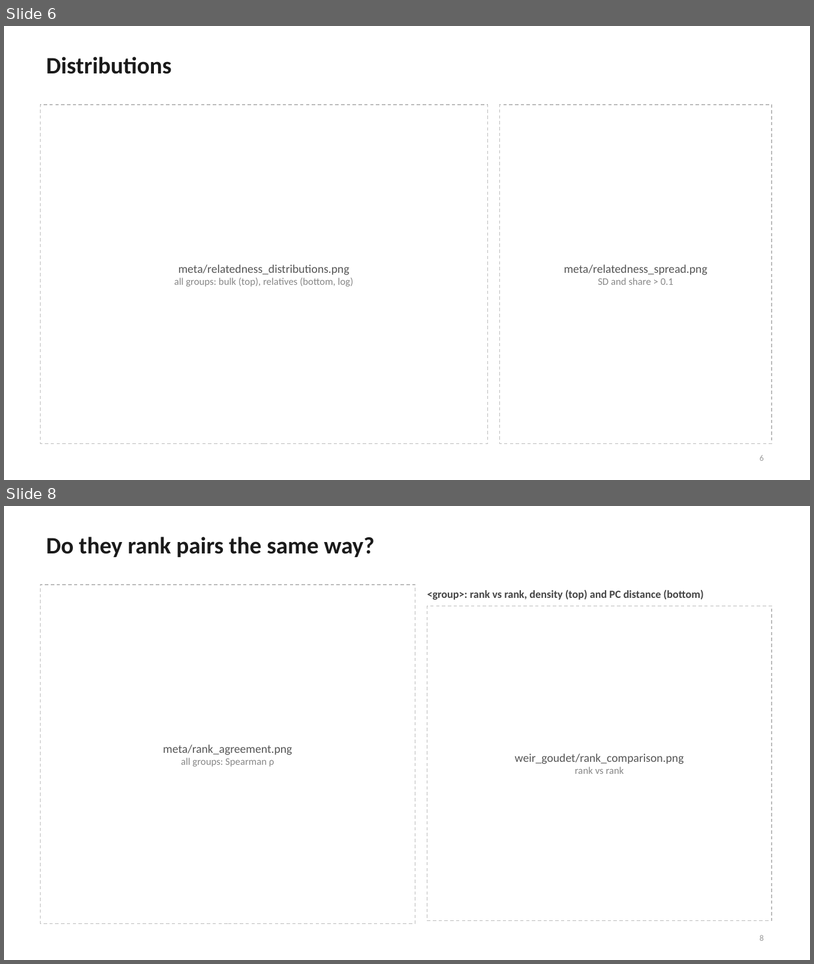
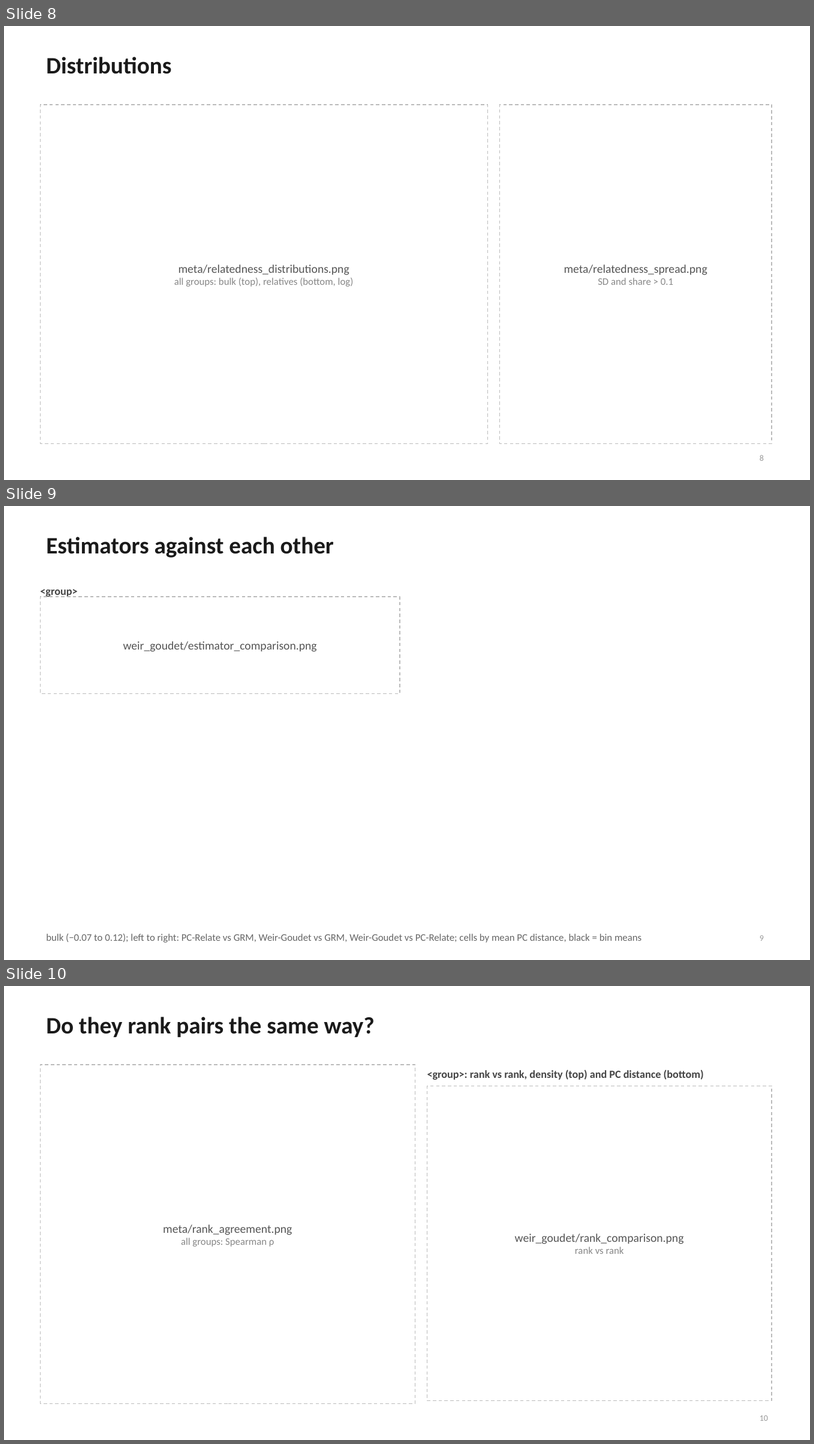
Before and after one commit to mkiravn/aou-covariance, a slide deck: slides/relatedness_condensed.pptx. Shown one above the other, each under a label of ours: slides 6 and 8 before the commit, slides 8, 9 and 10 after it; the slides between them are not shown. The pictures are 814x964 and 814x1444 pixels, drawn with LibreOffice and Linux fonts; fonts in the diff are those of the drawing. Boxes give left, top, right and bottom in pixels: in the first picture for what was removed or moved away, otherwise in the second. Text is boxed around its words. In the diff, an @@ line names an element or a change of style, - is before the commit and + after.

```diff
--- a/slides/relatedness_condensed.pptx
+++ b/slides/relatedness_condensed.pptx
@@ slide 9 added at bbox=[4, 506, 810, 960], background #FFFFFF @@
@@ title added at bbox=[46, 537, 334, 558], 28 pt, text #1A1A1A, bold @@
+Estimators against each other
@@ text added at bbox=[40, 589, 77, 598], 13 pt, text #444444, bold @@
+<group>
@@ rectangle added at bbox=[40, 597, 400, 694], fill #FFFFFF, outline #BBBBBB 1 pt dashed @@
@@ text added at bbox=[123, 641, 317, 652], 14 pt, text #555555 @@
+weir_goudet/estimator_comparison.png
@@ text added at bbox=[46, 933, 642, 942], 12 pt, text #666666 @@
+bulk (−0.07 to 0.12); left to right: PC-Relate vs GRM, Weir-Goudet vs GRM, Weir-Goudet vs PC-Relate; cells by mean PC distance, black = bin means
@@ page number added at bbox=[760, 935, 764, 940], 10 pt, text #999999 @@
+9
@@ what was slide 6 is now slide 8 @@
@@ page number at bbox=[760, 454, 764, 460]: text changed @@
-6
+8
@@ what was slide 8 is now slide 10 @@
@@ page number at bbox=[760, 1415, 768, 1420]: text changed @@
-8
+10
```
Also in this commit, not shown: 4 slides changed, 3 other slides added, 2 slides removed, 3 other files.
